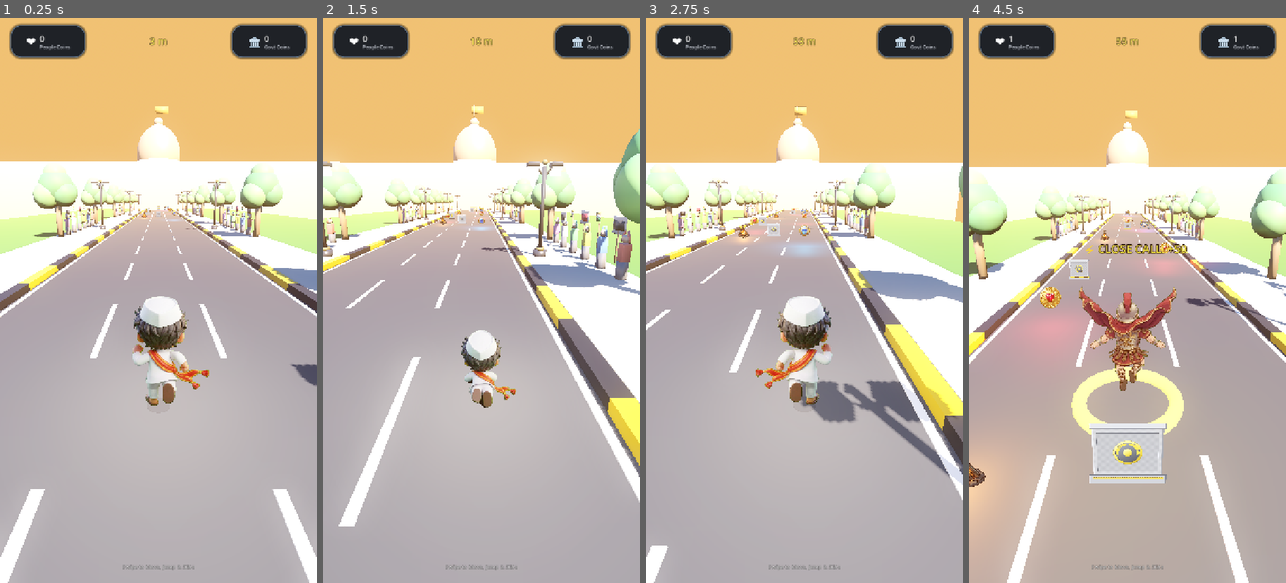
Above: before the commit, frames 1-4 (left to right).
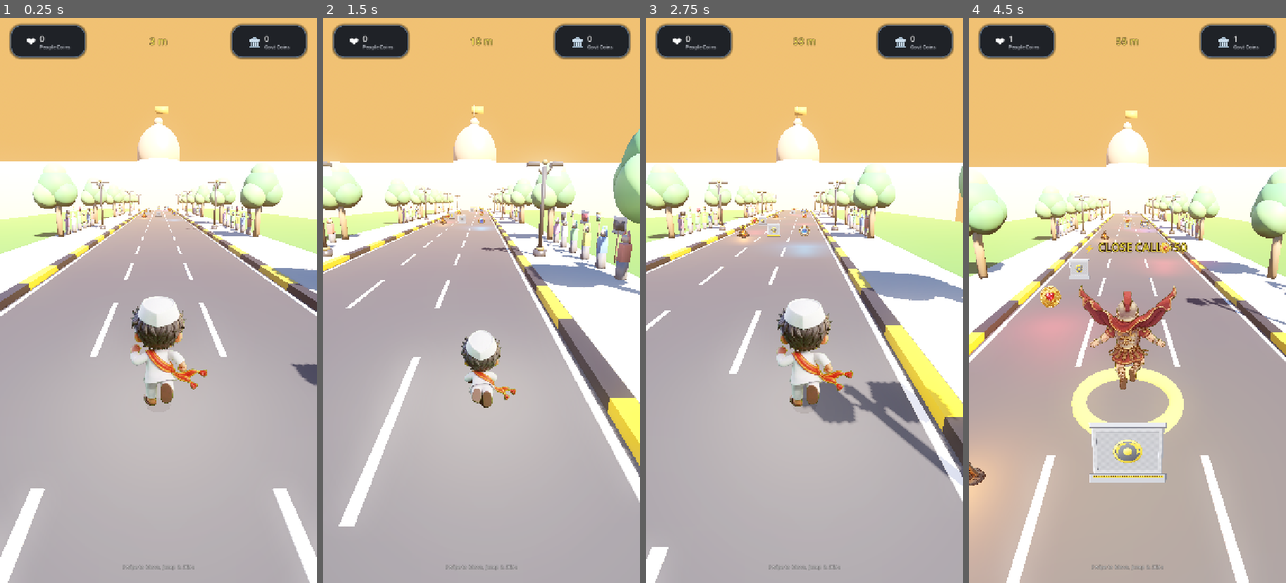
Above: after the commit, the same moments.

Repository: ce-subhash/history_turner
Game: Godot game, scene res://scenes/Main.tscn
Two runs of this game, one before a commit and one after it. Both use one fixed random seed, a clock stepped at 60 frames per second and the inputs below.
Inputs (mouse positions are in pixels of both pictures, inside the frame that each line leads up to):
- Up to frame 1 (0.25 s): no input
- Up to frame 2 (1.5 s): tap Enter at 0.5 s; move the mouse to (551, 272) at 0.52 s; hold D 0.53-1.25 s; tap E at 0.6 s; click (551, 272) at 0.67 s; tap Space at 0.77 s; drag from (418, 328) to (465, 413) at 1.27 s
- Up to frame 3 (2.75 s): move the mouse to (836, 176) at 2.02 s; hold D from 2.03 s (still down); tap Enter at 2.1 s
- Up to frame 4 (4.5 s): release D at 2.75 s; drag from (1111, 413) to (1032, 215) at 2.77 s; move the mouse to (1222, 385) at 3.52 s; hold A 3.53-4.25 s; tap 1 at 3.6 s; tap Space at 3.77 s; drag from (1032, 215) to (1079, 159) at 4.27 s

The runs differ from the first frame. In frame 1, 1.5% of the frame differs, in the area x 0-100%, y 27-100%; in frame 2, less than 0.1%; in frame 3, 3.8%, in the area x 0-100%, y 15-100%; in frame 4, 3.7%.

Commit message:
Caesar character done

Diff:
--- a/scripts/player/PlayerController.gd
+++ b/scripts/player/PlayerController.gd
@@ -921,7 +921,7 @@
 		return
 
 	# State 4: Multi-Frame Ground Running Stride Cycle (Pure Rear View)
-	var run_freq: float = 11.0 * (GameManager.current_speed / 12.0)
+	var run_freq: float = 8.5 * (GameManager.current_speed / 12.0)
 	run_anim_time += delta * run_freq
 
 	# Alternate between right stride (run1) and left stride (run2) based on stride cycle
@@ -932,10 +932,10 @@
 	var run_tex_h: float = float(current_run_tex.get_height()) if current_run_tex else 1024.0
 	character_sprite.pixel_size = DEFAULT_HEIGHT / run_tex_h
 
-	# Athletic running bounce & hip sway
-	var vertical_bounce: float = abs(sin(run_anim_time)) * 0.05
+	# Subtle, grounded running footstep bob (steady head & body, zero lateral sway)
+	var vertical_bounce: float = abs(sin(run_anim_time)) * 0.02
 	character_sprite.position.y = base_y + vertical_bounce
-	character_sprite.position.x = sin(run_anim_time * 0.5) * 0.03
+	character_sprite.position.x = 0.0
 	character_sprite.rotation_degrees.x = -8.0
 
 
Binary file changed: assets/sprites/characters/caesar_rear_run1.png
Binary file changed: assets/sprites/characters/caesar_rear_run2.png
